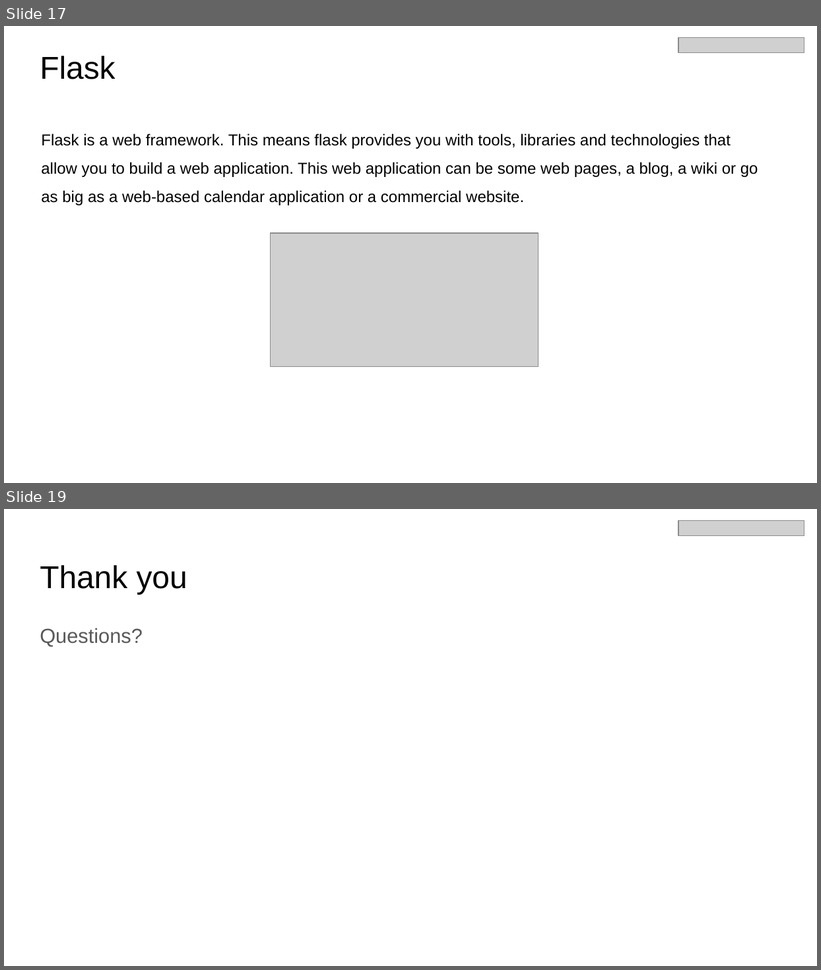
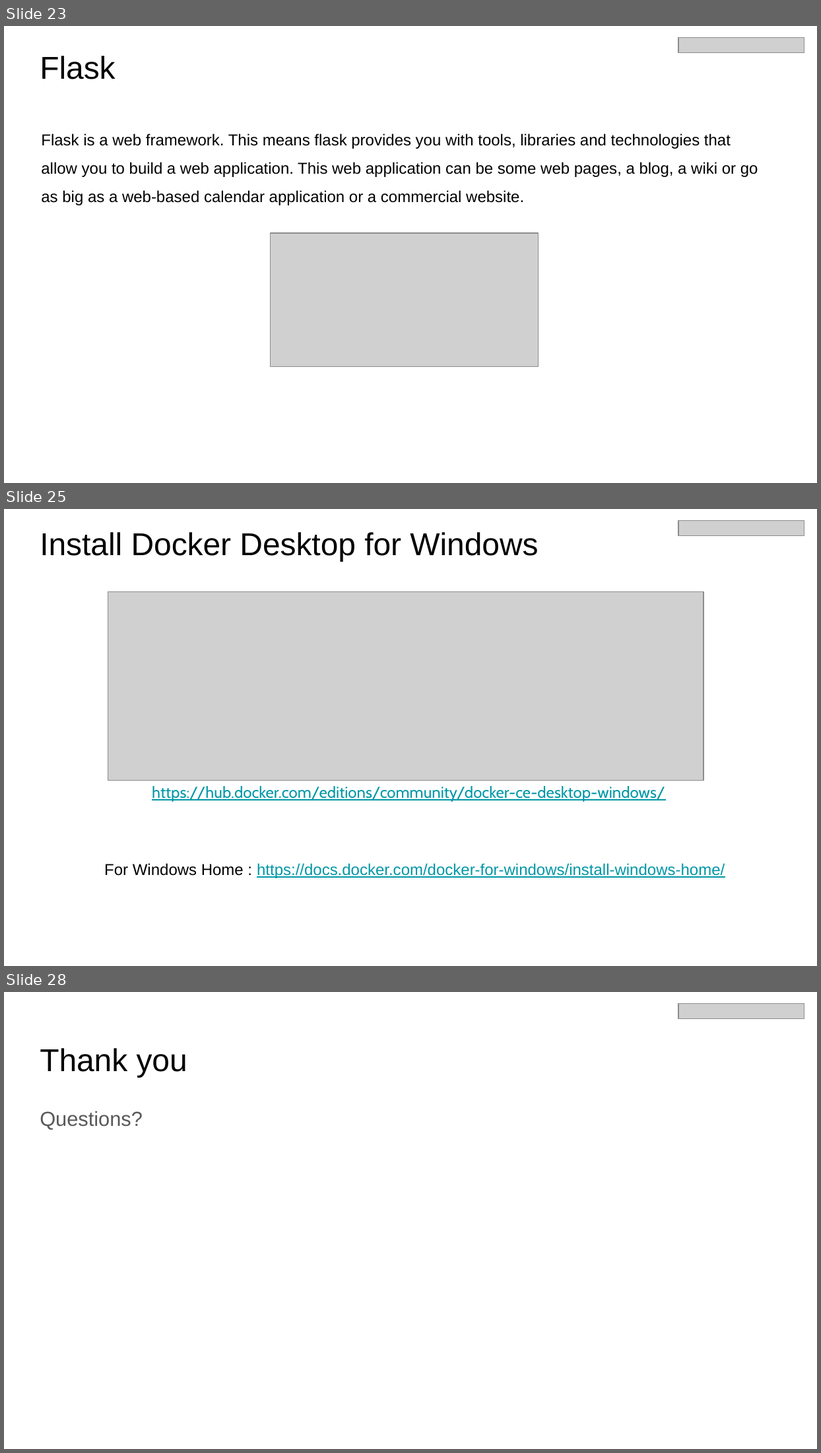
Before and after one commit to pycaret/pycaret-demo-td, a slide deck: Introducing PyCaret 2.0 - July 28 2020.pptx. Shown one above the other, each under a label of ours: slides 17 and 19 before the commit, slides 23, 25 and 28 after it; the slides between them are not shown. The pictures are 821x970 and 821x1453 pixels, drawn with LibreOffice and Linux fonts; fonts in the diff are those of the drawing; grey boxes stand for pictures. Boxes give left, top, right and bottom in pixels: in the first picture for what was removed or moved away, otherwise in the second. Text is boxed around its words. In the diff, an @@ line names an element or a change of style, - is before the commit and + after.

```diff
--- a/Introducing PyCaret 2.0 - July 28 2020.pptx
+++ b/Introducing PyCaret 2.0 - July 28 2020.pptx
@@ slide 25 added at bbox=[4, 509, 817, 966], background #FFFFFF @@
@@ picture added at bbox=[679, 520, 805, 536] @@
@@ title added at bbox=[40, 532, 538, 561], 28 pt, text #000000 @@
+Install Docker Desktop for Windows
@@ picture added at bbox=[108, 592, 704, 782] @@
@@ text added at bbox=[152, 786, 665, 802], 14 pt, text #0097A7, underline @@
+https://hub.docker.com/editions/community/docker-ce-desktop-windows/
@@ text added at bbox=[104, 863, 725, 879], 14 pt, text #0097A7, underline @@
+For Windows Home : https://docs.docker.com/docker-for-windows/install-windows-home/
@@ what was slide 17 is now slide 23 @@
@@ what was slide 19 is now slide 28 @@
```
Also in this commit, not shown: 2 slides changed, 8 other slides added, 9 other files.
